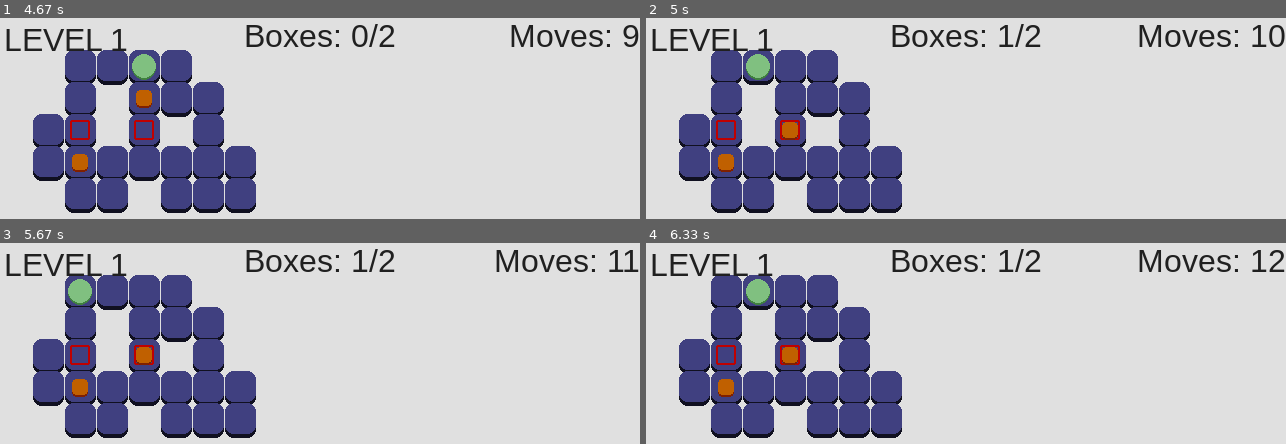
Above: before the commit, frames 1-4 (two rows, left to right).
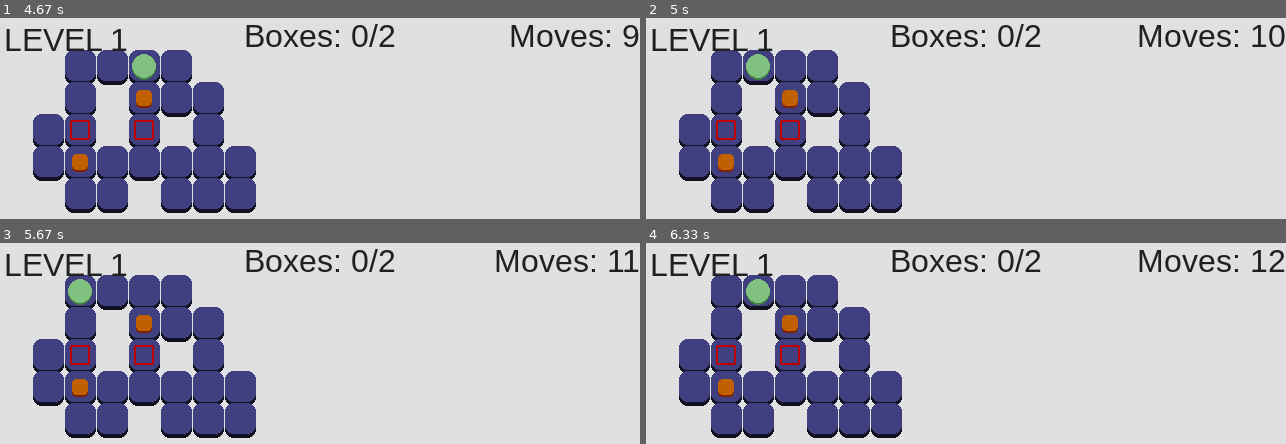
Above: after the commit, the same moments.

Repository: JasonNumberThirteen/pygameSokoban
Game: pygame game, started from sokoban.py
The game is run twice, just before and just after one commit, with the same random seed, the same clock (stepped at 60 frames per second) and the same inputs.
Inputs:
- Up to frame 1 (4.67 s): hold W 0.33-0.8 s; hold D 0.83-1.3 s; hold A 1.33-1.87 s; hold S 1.9-2.2 s; hold W 2.23-2.6 s; hold D 2.63-3.27 s; hold A 3.3-3.77 s; hold D 3.8-4.27 s; hold D from 4.3 s (still down)
- Up to frame 2 (5 s): release D at 4.77 s; hold A from 4.8 s (still down)
- Up to frame 3 (5.67 s): release A at 5.33 s; hold A from 5.37 s (still down)
- Up to frame 4 (6.33 s): release A at 5.77 s; hold D from 5.8 s (still down)

Frame 1 is identical in both runs. In frame 2, 0.6% of the frame differs, in the area x 21-58%, y 3-61%; in frame 3, 0.6%; in frame 4, 0.6%.

Commit message:
Fix boxes pushing by the player

Diff:
--- a/player.py
+++ b/player.py
@@ -15,18 +15,22 @@
 			if self.can_move_up(event, level):
 				self.y -= 1
 
+				self.move_box(level, 0, -1)
 				self.gm.on_player_move(self)
 			elif self.can_move_down(event, level):
 				self.y += 1
 
+				self.move_box(level, 0, 1)
 				self.gm.on_player_move(self)
 			elif self.can_move_left(event, level):
 				self.x -= 1
 
+				self.move_box(level, -1, 0)
 				self.gm.on_player_move(self)
 			elif self.can_move_right(event, level):
 				self.x += 1
 
+				self.move_box(level, 1, 0)
 				self.gm.on_player_move(self)
 			elif self.can_reset_level(event):
 				self.gm.restart_level()
@@ -48,16 +52,16 @@
 			if self.x + offset_x == t.x and self.y + offset_y == t.y:
 				for b in level.boxes:
 					if self.x + offset_x == b.x and self.y + offset_y == b.y:
-						if b.can_be_moved(level, offset_x, offset_y):
-							b.move(level, offset_x, offset_y)
-
-							return True
-						else:
-							return False
+						return b.can_be_moved(level, offset_x, offset_y)
 
 				return True
 
 		return False
+
+	def move_box(self, level, offset_x, offset_y):
+		for b in level.boxes:
+			if self.x == b.x and self.y == b.y:
+				b.move(level, offset_x, offset_y)
 
 	def can_reset_level(self, event):
 		return self.moves > 0 and self.pressed_key(event, LEVEL_RESTART_KEY)
